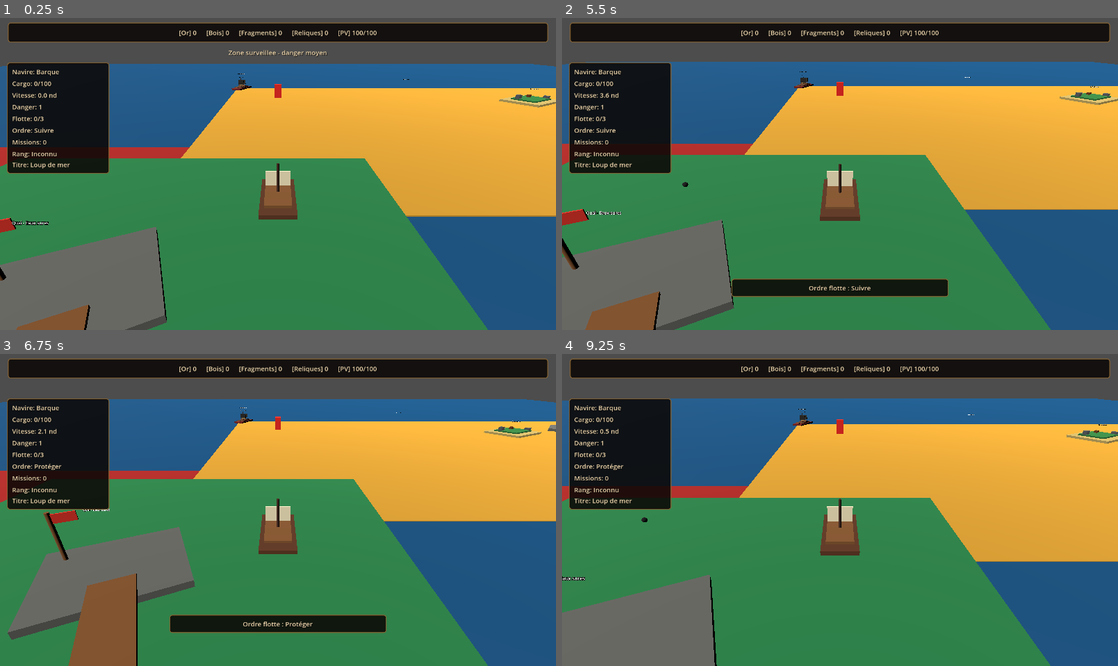
Above: before the commit, frames 1-4 (two rows, left to right).
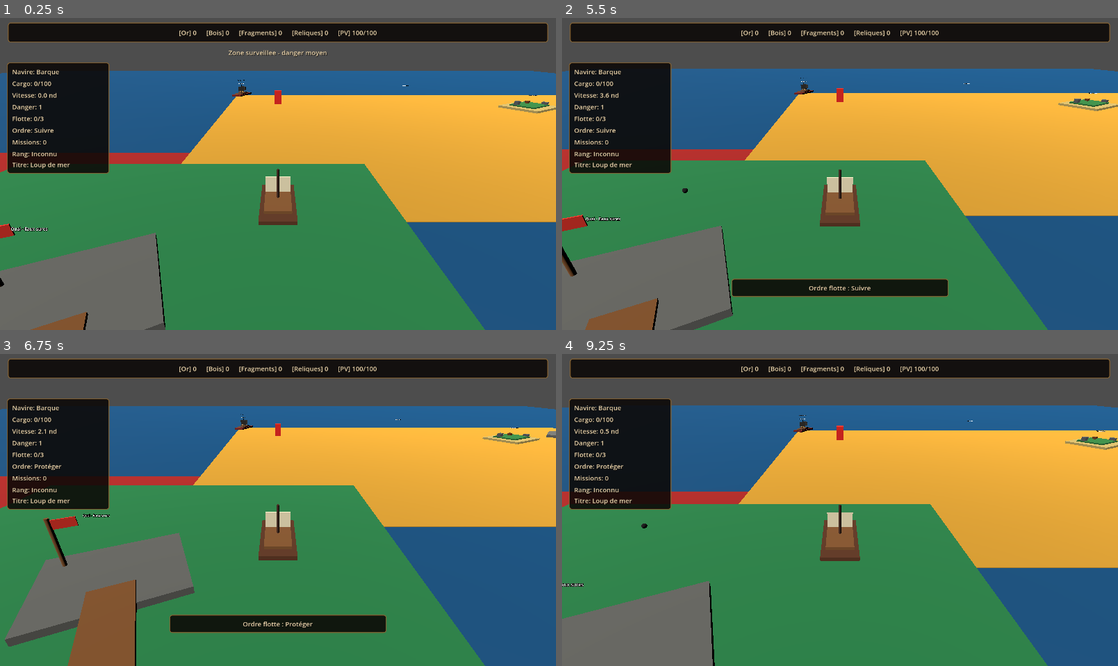
Above: after the commit, the same moments.

Repository: blou132/jeux-pirate
Game: Godot game, scene res://scenes/world/World.tscn
Same seed, same stepped clock (60 frames per second), same inputs: the game is played once before the commit and once after it.
Inputs (mouse positions are in pixels of both pictures, inside the frame that each line leads up to):
- Up to frame 1 (0.25 s): no input
- Up to frame 2 (5.5 s): tap Enter at 0.5, 2.75 s; move the mouse to (962, 158) at 0.52 s; hold D 0.53-1.25 s; tap R at 0.6 s; click (962, 158) at 0.67 s; drag from (728, 189) to (812, 236) at 1.27 s; tap Space at 2, 4.25 s; move the mouse to (895, 105) at 2.02 s; hold D 2.03-2.75 s; hold Q 2.03-2.75 s; drag from (812, 236) to (673, 127) at 2.77 s; move the mouse to (1006, 220) at 3.52 s; hold A 3.53-4.25 s; tap C at 3.6 s; drag from (673, 127) to (756, 96) at 4.27 s; move the mouse to (867, 174) at 5.02 s; hold S from 5.03 s (still down); tap F at 5.1 s; click (867, 174) at 5.17 s
- Up to frame 3 (6.75 s): release S at 5.75 s; drag from (194, 432) to (166, 525) at 5.77 s; move the mouse to (400, 494) at 6.52 s; hold W from 6.53 s (still down); tap H at 6.6 s
- Up to frame 4 (9.25 s): release W at 7.25 s; drag from (728, 525) to (812, 572) at 7.27 s; move the mouse to (895, 441) at 8.02 s; hold S 8.03-8.75 s; tap E at 8.1 s; drag from (812, 572) to (673, 463) at 8.77 s

The runs differ from the first frame. In frame 1, 7.7% of the frame differs, in the area x 0-100%, y 14-100%; in frame 2, 8.3%; in frame 3, 8.6%; in frame 4, 7.1%.

Commit message:
feat: add camera horizon view adjustment

Diff:
--- a/scripts/camera/PlayerCamera.gd
+++ b/scripts/camera/PlayerCamera.gd
@@ -18,6 +18,8 @@
 @export var camera_height_step: float = 1.0
 @export var height_smoothing: float = 8.0
 @export var look_at_height: float = 2.0
+@export var low_camera_look_at_height: float = 3.0
+@export var high_camera_look_at_height: float = 1.5
 @export var clamp_to_world_bounds: bool = true
 @export var fallback_world_limit: Vector2 = Vector2(112.0, 112.0)
 @export var world_bounds_padding: float = 4.0
@@ -150,9 +152,15 @@
 
 
 func _get_clamped_camera_height(raw_height: float) -> float:
-	var min_height: float = minf(min_camera_height, max_camera_height)
-	var max_height: float = maxf(min_camera_height, max_camera_height)
-	return clampf(raw_height, min_height, max_height)
+	return clampf(raw_height, _get_min_camera_height(), _get_max_camera_height())
+
+
+func _get_min_camera_height() -> float:
+	return minf(min_camera_height, max_camera_height)
+
+
+func _get_max_camera_height() -> float:
+	return maxf(min_camera_height, max_camera_height)
 
 
 func recenter() -> void:
@@ -193,6 +201,7 @@
 
 	return _free_look_anchor_position
 
+
 func _clamp_to_world_bounds(world_position: Vector3) -> Vector3:
 	if not clamp_to_world_bounds:
 		return world_position
@@ -246,10 +255,19 @@
 
 
 func _apply_look_at_rotation(weight: float) -> void:
-	var look_position: Vector3 = _target.global_position + (Vector3.UP * look_at_height)
+	var look_position: Vector3 = _target.global_position + (Vector3.UP * _get_current_look_at_height())
 	var desired_transform: Transform3D = global_transform.looking_at(look_position, Vector3.UP)
 	global_transform.basis = global_transform.basis.slerp(desired_transform.basis, clampf(weight, 0.0, 1.0)).orthonormalized()
 
 
+func _get_current_look_at_height() -> float:
+	var height_span: float = _get_max_camera_height() - _get_min_camera_height()
+	if height_span <= 0.001:
+		return look_at_height
+
+	var height_ratio: float = clampf((_current_camera_height - _get_min_camera_height()) / height_span, 0.0, 1.0)
+	return lerpf(low_camera_look_at_height, high_camera_look_at_height, height_ratio)
+
+
 func _get_smoothing_weight(smoothing: float, delta: float) -> float:
 	return 1.0 - exp(-maxf(0.0, smoothing) * delta)
